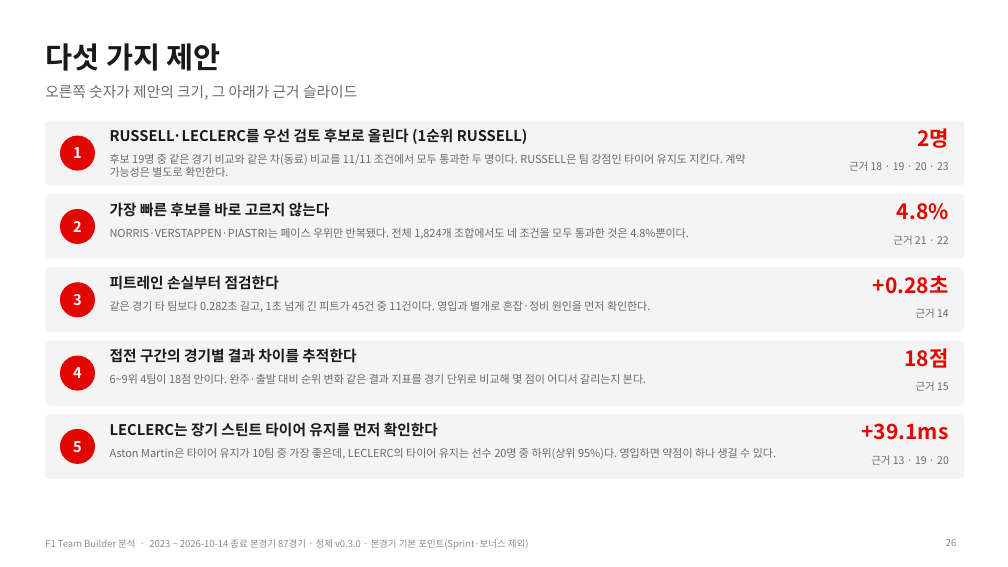
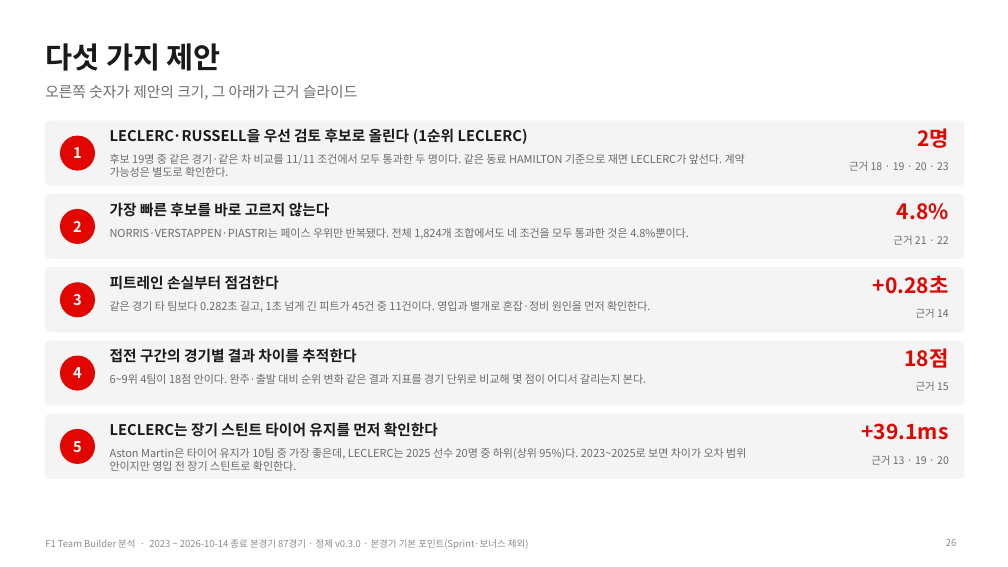
Before and after one commit to encore-ai-campus/mlo-02-p2-team1, a slide deck: slide 26 of docs/F1_TeamBuilder_발표자료.pptx. Drawn at 1008x567 pixels with LibreOffice and Linux fonts; fonts in the diff are those of the drawing. Boxes give left, top, right and bottom in pixels: in the first picture for what was removed or moved away, otherwise in the second. Text is boxed around its words. In the diff, an @@ line names an element or a change of style, - is before the commit and + after.

```diff
--- a/docs/F1_TeamBuilder_발표자료.pptx
+++ b/docs/F1_TeamBuilder_발표자료.pptx
@@ text at <box>110,128,528,144</box>: text changed @@
-RUSSELL·LECLERC를 우선 검토 후보로 올린다 (1순위 RUSSELL)
+LECLERC·RUSSELL을 우선 검토 후보로 올린다 (1순위 LECLERC)
@@ text at <box>110,154,745,177</box>: text changed @@
-후보 19명 중 같은 경기 비교와 같은 차(동료) 비교를 11/11 조건에서 모두 통과한 두 명이다. RUSSELL은 팀 강점인 타이어 유지도 지킨다. 계약 가능성은 별도로 확인한다.
+후보 19명 중 같은 경기·같은 차 비교를 11/11 조건에서 모두 통과한 두 명이다. 같은 동료 HAMILTON 기준으로 재면 LECLERC가 앞선다. 계약 가능성은 별도로 확인한다.
@@ text at <box>110,448,746,471</box>: text changed @@
-Aston Martin은 타이어 유지가 10팀 중 가장 좋은데, LECLERC의 타이어 유지는 선수 20명 중 하위(상위 95%)다. 영입하면 약점이 하나 생길 수 있다.
+Aston Martin은 타이어 유지가 10팀 중 가장 좋은데, LECLERC는 2025 선수 20명 중 하위(상위 95%)다. 2023~2025로 보면 차이가 오차 범위 안이지만 영입 전 장기 스틴트로 확인한다.
```
Also in this commit, not shown: 11 other slides changed, 1 other file.
